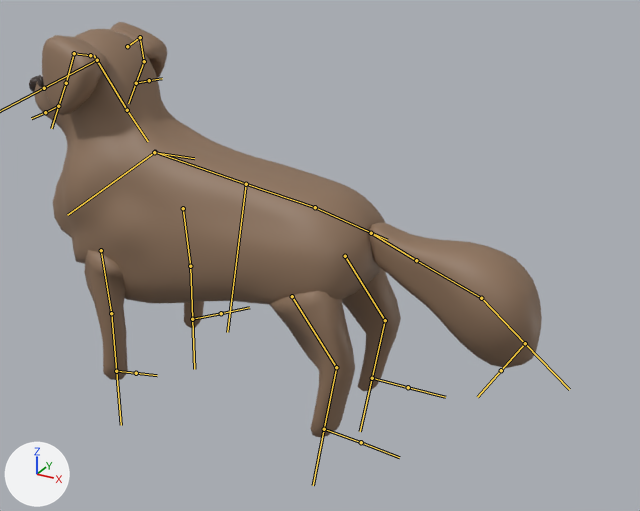
Renders of the FBX model Assets/Animations/Dog/dog rig.fbx from each side of a commit.
Both versions are drawn from a 50 mm lens placed at (0.8, -1.146, 0.852), pointed at (0.17, 0.0, 0.279). Lighting does not change. The marker at lower left points along +X, +Y and +Z. The bones that bend it are drawn over the model as lines.

Objects in the first picture: 'Dog'.
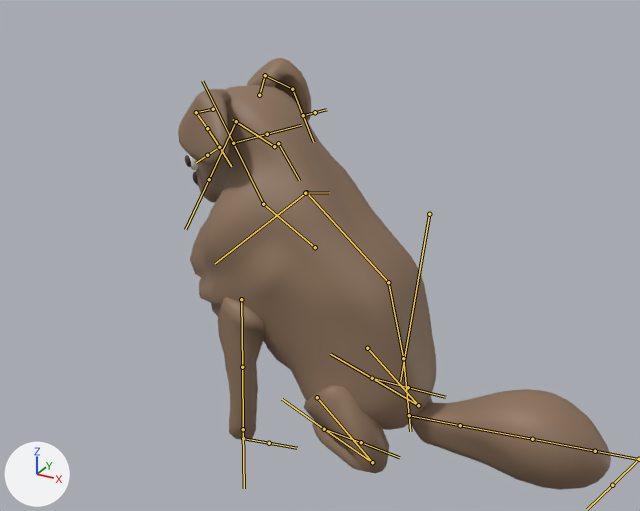
The newer file adds an action. The first version stands in its rest pose; the second is drawn at frame 18 of the action 'Armature|Idlle'.

Boxes (x1, y1, x2, y2) around the edits, measured in the pictures (640 x 511 px):
'Dog', posed (16% narrower): before (29, 22, 542, 438); after (178, 58, 611, 490)
bone 'Bone.018', root to tip: before (116, 371) to (136, 373); after (243, 438) to (269, 443)
bone 'ear02.L.001', root to tip: before (58, 106) to (45, 112); after (219, 147) to (207, 155)
bone 'Bone.019', root to tip: before (192, 319) to (221, 313); after (233, 143) to (267, 134)
bone 'ear02.L.003', root to tip: before (136, 83) to (149, 80); after (303, 115) to (315, 112)
bone 'Bone.014', root to tip: before (246, 184) to (227, 332); after (429, 214) to (400, 381)
bone 'Bone.004', root to tip: before (127, 110) to (148, 141); after (278, 143) to (299, 180)
bone 'Bone.005', root to tip: before (155, 152) to (246, 184); after (306, 192) to (388, 282)
bone 'Bone.006', root to tip: before (246, 184) to (315, 207); after (388, 282) to (403, 358)
bone 'backPaw.L', root to tip: before (292, 296) to (336, 367); after (317, 397) to (372, 462)
bone 'backPaw01.L', root to tip: before (336, 367) to (324, 429); after (372, 462) to (324, 429)
bone 'Bone.007', root to tip: before (371, 233) to (416, 260); after (409, 415) to (460, 425)
bone 'Bone.008', root to tip: before (416, 260) to (481, 298); after (460, 425) to (532, 439)
bone 'Bone.011', root to tip: before (481, 298) to (525, 343); after (532, 439) to (595, 451)
bone 'backPaw.L.001', root to tip: before (345, 256) to (385, 320); after (367, 348) to (418, 405)
bone 'backPaw01.L.001', root to tip: before (385, 320) to (372, 378); after (418, 405) to (372, 378)
bone 'FrontPaw.L', root to tip: before (101, 250) to (111, 313); after (241, 299) to (242, 367)
bone 'frontPaw01.L', root to tip: before (111, 313) to (116, 371); after (242, 367) to (243, 429)
bone 'FrontPaw.L.001', root to tip: before (183, 208) to (190, 266); after (315, 247) to (263, 204)
bone 'frontPaw01.L.001', root to tip: before (190, 266) to (192, 319); after (263, 204) to (233, 143)
bone 'Bone.009', root to tip: before (127, 110) to (94, 55); after (274, 146) to (232, 119)
bone 'Bone.010', root to tip: before (97, 60) to (44, 88); after (236, 121) to (209, 179)
bone 'Ear.L', root to tip: before (90, 55) to (74, 53); after (213, 109) to (196, 112)
bone 'Ear01.L', root to tip: before (74, 53) to (66, 83); after (196, 112) to (207, 128)
bone 'ear02.L', root to tip: before (66, 83) to (58, 106); after (207, 128) to (219, 147)
bone 'Ear.L.001', root to tip: before (127, 46) to (140, 37); after (259, 95) to (265, 75)
bone 'Ear01.L.001', root to tip: before (140, 37) to (144, 61); after (265, 75) to (292, 89)
bone 'ear02.L.002', root to tip: before (144, 61) to (136, 83); after (292, 89) to (303, 115)

What the commit changed:
Bone 'Bone.018' (bone_bone_018) moves from (0.0, 0.0, 0.0) to (0.102, 0.271, -0.064).
Bone 'ear02.L.001' (bone_ear02_l_001) moves from (0.0, 0.0, 0.0) to (-0.28, 0.071, 0.189).
Bone 'Bone.019' (bone_bone_019) moves from (0.0, 0.0, 0.0) to (-0.276, 0.247, 0.198).
Bone 'ear02.L.003' (bone_ear02_l_003) moves from (0.0, 0.0, 0.0) to (0.318, 0.023, 0.162).
Bone 'Bone.014' (bone_bone_014) moves from (0.0, 0.0, 0.0) to (-0.334, -0.024, -0.03).
Bone 'Bone.004' (bone_bone_004) moves from (0.0, 0.0, 0.0) to (0.026, 0.011, 0.0).
Bone 'Bone.004' (bone_bone_004) turns from (0, 0, 0) to (0, 0, -5) degrees about its own x, y and z.
Bone 'Bone.005' (bone_bone_005) turns from (0, 0, 0) to (0, 0, -27) degrees about its own x, y and z.
Bone 'Bone.006' (bone_bone_006) turns from (0, 0, 0) to (0, 1, -37) degrees about its own x, y and z.
Bone 'backPaw.L' (bone_backpaw_l) turns from (0, 0, 0) to (9, 13, 90) degrees about its own x, y and z.
Bone 'backPaw01.L' (bone_backpaw01_l) turns from (0, 0, 0) to (-10, -9, -93) degrees about its own x, y and z.
Bone 'Bone.007' (bone_bone_007) turns from (0, 0, 0) to (-5, 5, 92) degrees about its own x, y and z.
Bone 'Bone.008' (bone_bone_008) turns from (0, 0, 0) to (2, 3, 1) degrees about its own x, y and z.
Bone 'Bone.011' (bone_bone_011) turns from (0, 0, 0) to (0, 1, 18) degrees about its own x, y and z.
Bone 'backPaw.L.001' (bone_backpaw_l_001) turns from (0, 0, 0) to (9, 13, 90) degrees about its own x, y and z.
Bone 'backPaw01.L.001' (bone_backpaw01_l_001) turns from (0, 0, 0) to (-10, -9, -93) degrees about its own x, y and z.
Bone 'FrontPaw.L' (bone_frontpaw_l) turns from (0, 0, 0) to (1, 0, 0) degrees about its own x, y and z.
Bone 'frontPaw01.L' (bone_frontpaw01_l) turns from (0, 0, 0) to (0, 0, 5) degrees about its own x, y and z.
Bone 'FrontPaw.L.001' (bone_frontpaw_l_001) turns from (0, 0, 0) to (2, 3, -122) degrees about its own x, y and z.
Bone 'frontPaw01.L.001' (bone_frontpaw01_l_001) turns from (0, 0, 0) to (1, 0, -23) degrees about its own x, y and z.
Bone 'Bone.009' (bone_bone_009) moves from (0.0, 0.0, 0.0) to (0.003, -0.001, -0.01).
Bone 'Bone.009' (bone_bone_009) turns from (0, 0, 0) to (-47, -19, -6) degrees about its own x, y and z.
Bone 'Bone.010' (bone_bone_010) turns from (0, 0, 0) to (14, -1, 3) degrees about its own x, y and z.
Bone 'Ear.L' (bone_ear_l) turns from (0, 0, 0) to (2, 18, 24) degrees about its own x, y and z.
Bone 'Ear01.L' (bone_ear01_l) turns from (0, 0, 0) to (28, 4, 8) degrees about its own x, y and z.
Bone 'ear02.L' (bone_ear02_l) turns from (0, 0, 0) to (19, 1, 5) degrees about its own x, y and z.
Bone 'Ear.L.001' (bone_ear_l_001) turns from (0, 0, 0) to (-10, -7, 33) degrees about its own x, y and z.
Bone 'Ear01.L.001' (bone_ear01_l_001) turns from (0, 0, 0) to (16, -4, 2) degrees about its own x, y and z.
Bone 'ear02.L.002' (bone_ear02_l_002) turns from (0, 0, 0) to (15, 2, -11) degrees about its own x, y and z.
